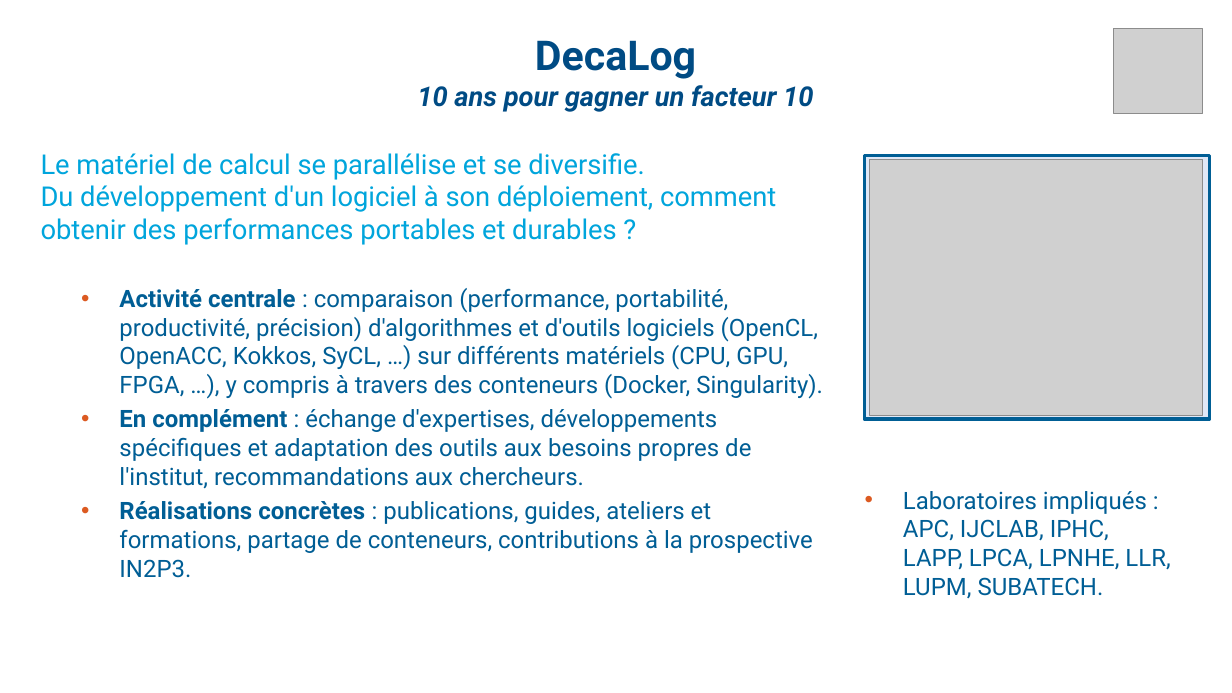
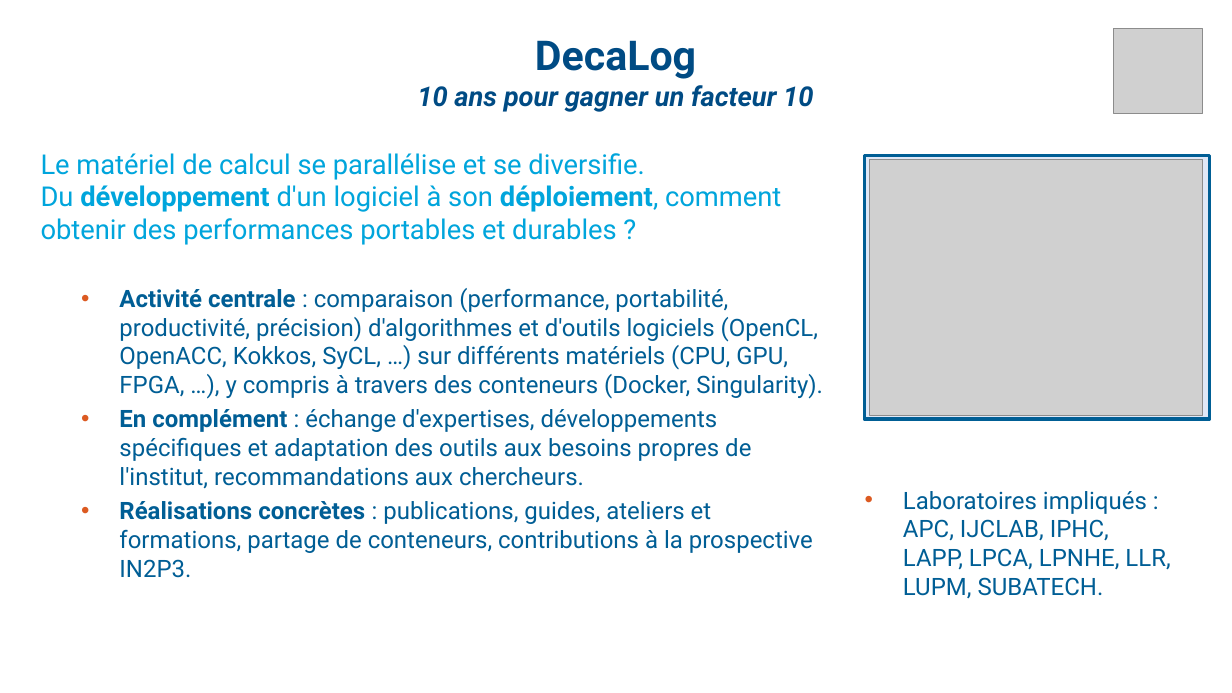
Before and after one commit to fjammes/misc, a slide deck: slide 3 of decalog/decalog-entretien-2024.odp. Drawn at 1232x693 pixels with LibreOffice and Linux fonts; fonts in the diff are those of the drawing; grey boxes stand for pictures. Boxes give left, top, right and bottom in pixels: in the first picture for what was removed or moved away, otherwise in the second. Text is boxed around its words. In the diff, an @@ line names an element or a change of style, - is before the commit and + after.

```diff
--- a/decalog/decalog-entretien-2024.odp
+++ b/decalog/decalog-entretien-2024.odp
@@ text at [41,153,781,245]: bold on in "développement déploiement," @@
```
Also in this commit, not shown: 14 other slides changed, 3 other files.
